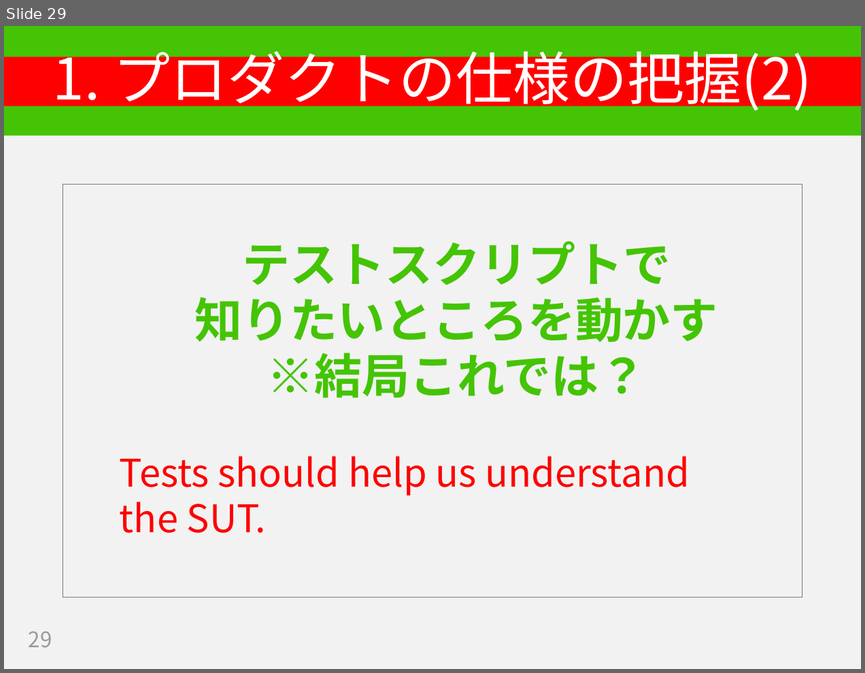
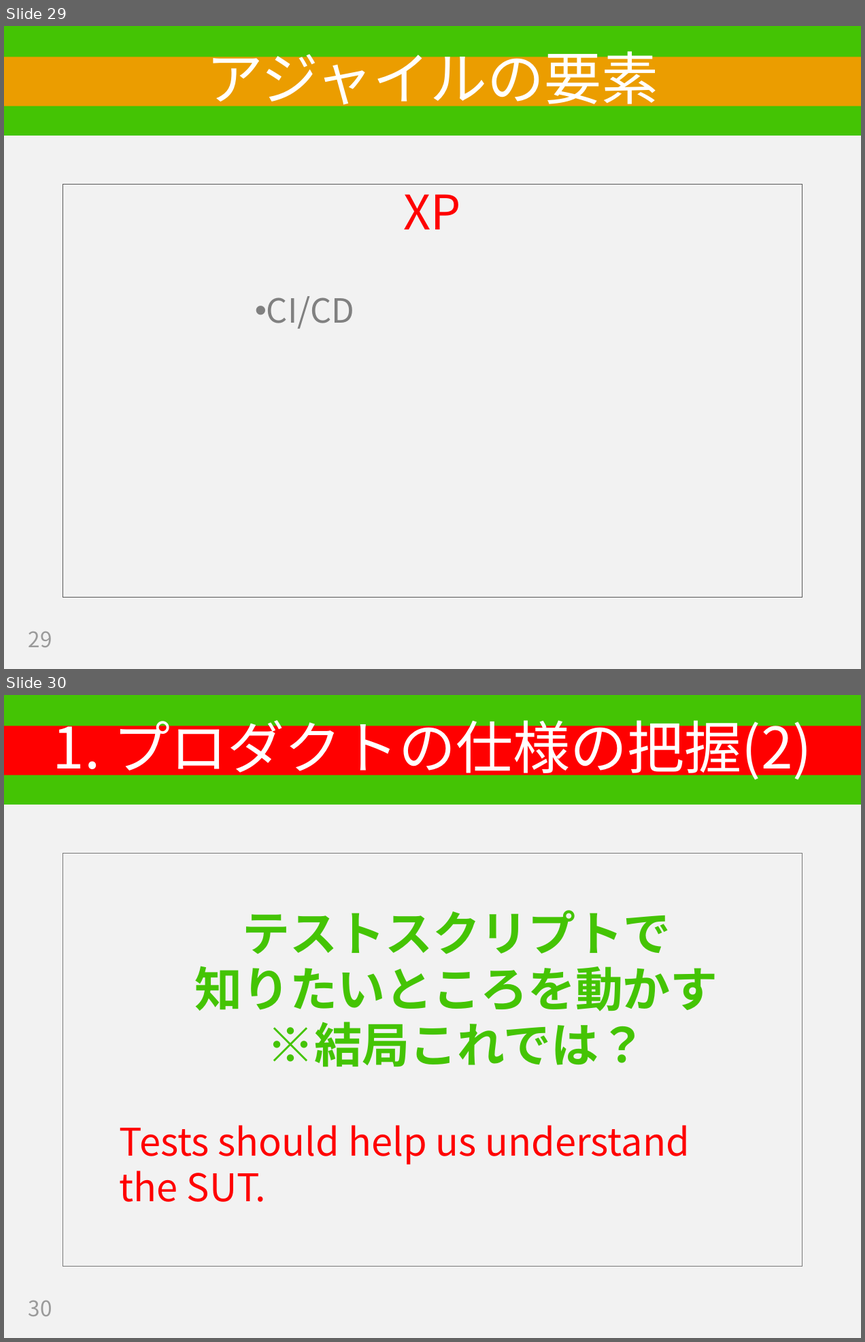
Before and after one commit to hageyahhoo/RSGT2018, a slide deck: SET_PO_ja.pptx. Shown one above the other, each under a label of ours: slide 29 before the commit, slides 29 and 30 after it. The pictures are 865x673 and 865x1342 pixels, drawn with LibreOffice and Linux fonts; fonts in the diff are those of the drawing. Boxes give left, top, right and bottom in pixels: in the first picture for what was removed or moved away, otherwise in the second. Text is boxed around its words. In the diff, an @@ line names an element or a change of style, - is before the commit and + after.

```diff
--- a/SET_PO_ja.pptx
+++ b/SET_PO_ja.pptx
@@ slide 29 added at (x1=4, y1=26, x2=861, y2=669), background #F2F2F2; not listed: 1 template element that a slide beside it also shows @@
@@ title added at (x1=4, y1=57, x2=861, y2=106), fill #EB9D00, 48 pt, text #FFFFFF @@
+アジャイルの要素
@@ text added at (x1=63, y1=184, x2=802, y2=597), outline #595959 0.75 pt, 28 pt, text #808080 @@
+XP
+• CI/CD
@@ page number added at (x1=28, y1=631, x2=52, y2=647), 18 pt, text #9B9B9B @@
+29
@@ what was slide 29 is now slide 30 @@
@@ page number at (x1=28, y1=1300, x2=52, y2=1316): text changed @@
-29
+30
```
Also in this commit, not shown: 11 slides changed, 5 other slides added, 3 slides removed.
